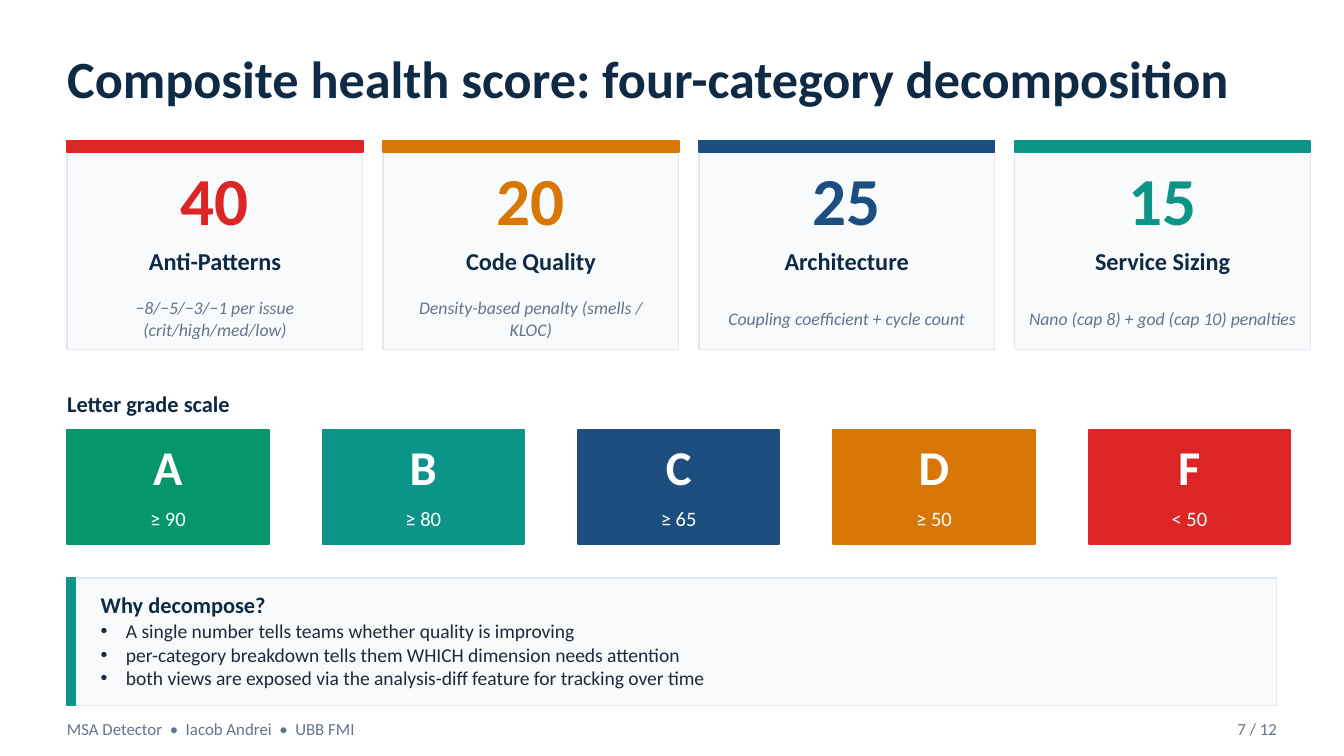
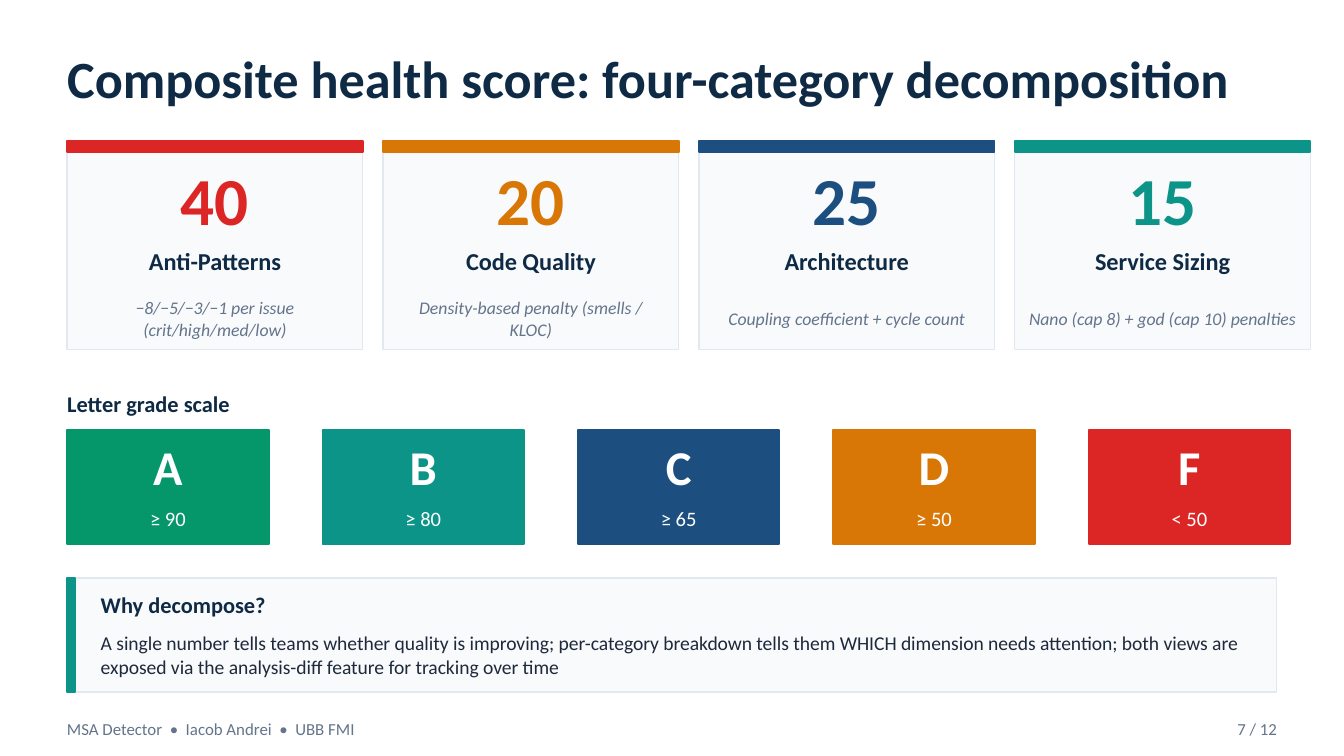
Before and after one commit to andrei45635/dissertation_backend, a slide deck: slide 7 of thesis/presentation/MSA_Detector_Defense.pptx. Drawn at 1344x756 pixels with LibreOffice and Linux fonts; fonts in the diff are those of the drawing. Boxes give left, top, right and bottom in pixels: in the first picture for what was removed or moved away, otherwise in the second. Text is boxed around its words. In the diff, an @@ line names an element or a change of style, - is before the commit and + after.

```diff
--- a/thesis/presentation/MSA_Detector_Defense.pptx
+++ b/thesis/presentation/MSA_Detector_Defense.pptx
@@ rectangle: place and size @@
-rectangle at (67, 578, 1277, 706)
+rectangle at (67, 578, 1277, 692)
@@ rectangle: place and size @@
-rectangle at (67, 578, 75, 706)
+rectangle at (67, 578, 75, 692)
@@ text at (101, 636, 1238, 678): text changed @@
-• A single number tells teams whether quality is improving
-• per-category breakdown tells them WHICH dimension needs attention
-• both views are exposed via the analysis-diff feature for tracking over time
+A single number tells teams whether quality is improving; per-category breakdown tells them WHICH dimension needs attention; both views are exposed via the analysis-diff feature for tracking over time
```
Also in this commit, not shown: 4 other slides changed, 35 other files.
